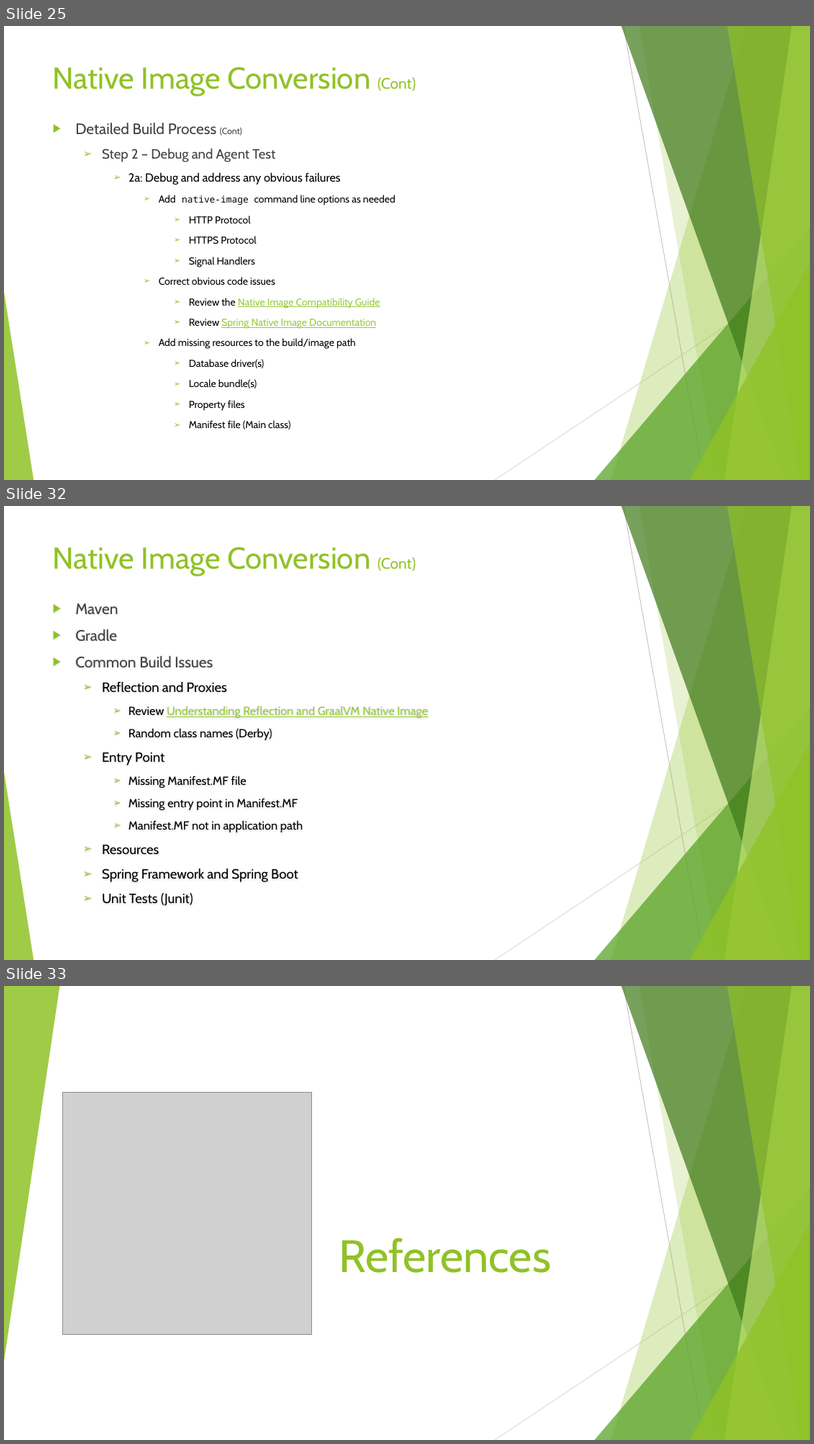
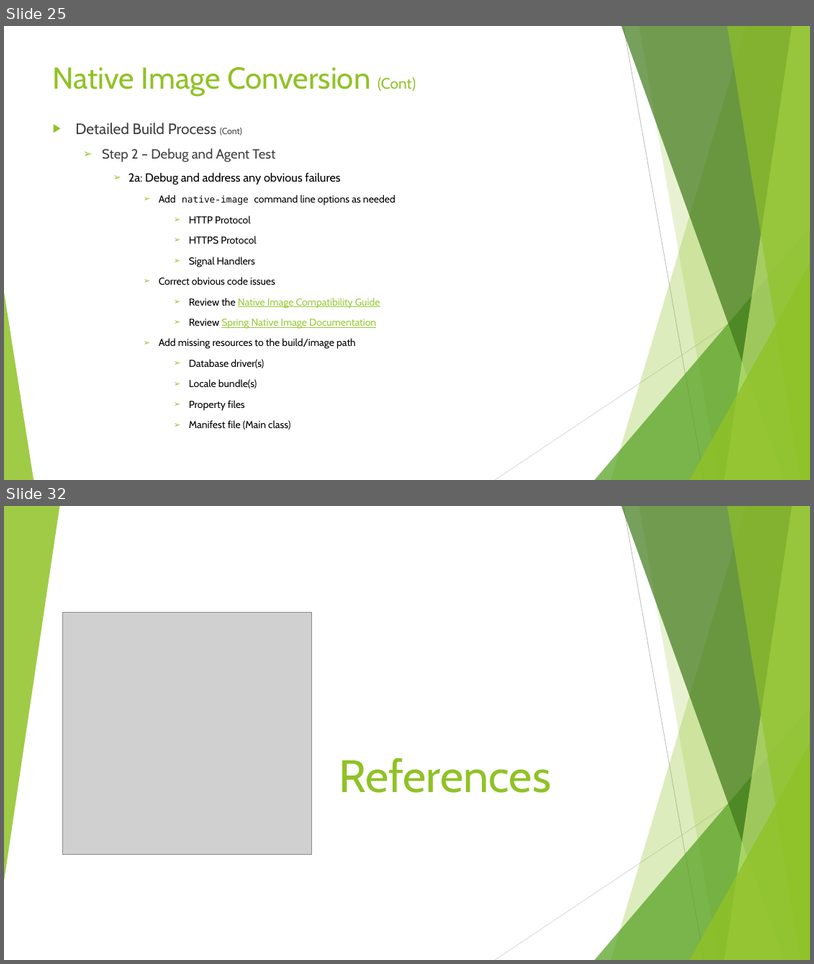
Before and after one commit to Rohan427/Qpid4Graal, a slide deck: doc/reference/GraalVm _Upgrade.pptx. Shown one above the other, each under a label of ours: slides 25, 32 and 33 before the commit, slides 25 and 32 after it; the slides between them are not shown. The pictures are 814x1444 and 814x964 pixels, drawn with LibreOffice and Linux fonts; fonts in the diff are those of the drawing; grey boxes stand for pictures. Boxes give left, top, right and bottom in pixels: in the first picture for what was removed or moved away, otherwise in the second. Text is boxed around its words. In the diff, an @@ line names an element or a change of style, - is before the commit and + after.

Commit message:
GraalVM Upgrade PPT RC2

```diff
--- a/doc/reference/GraalVm _Upgrade.pptx
+++ b/doc/reference/GraalVm _Upgrade.pptx
@@ slide 32 removed at (x1=4, y1=506, x2=810, y2=960), background #FFFFFF; not listed: 10 template elements that a slide beside it also shows @@
@@ title removed at (x1=53, y1=547, x2=416, y2=576) @@
-Native Image Conversion (Cont)
@@ text removed at (x1=75, y1=603, x2=428, y2=906) @@
-▶ Maven
-▶ Gradle
-▶ Common Build Issues
-  ➢ Reflection and Proxies
-    ➢ Review Understanding Reflection and GraalVM Native Image
-    ➢ Random class names (Derby)
-  ➢ Entry Point
-    ➢ Missing Manifest.MF file
-    ➢ Missing entry point in Manifest.MF
-    ➢ Manifest.MF not in application path
-  ➢ Resources
-  ➢ Spring Framework and Spring Boot
-  ➢ Unit Tests (Junit)
@@ what was slide 33 is now slide 32 @@
```
Also in this commit, not shown: 12 slides changed.
